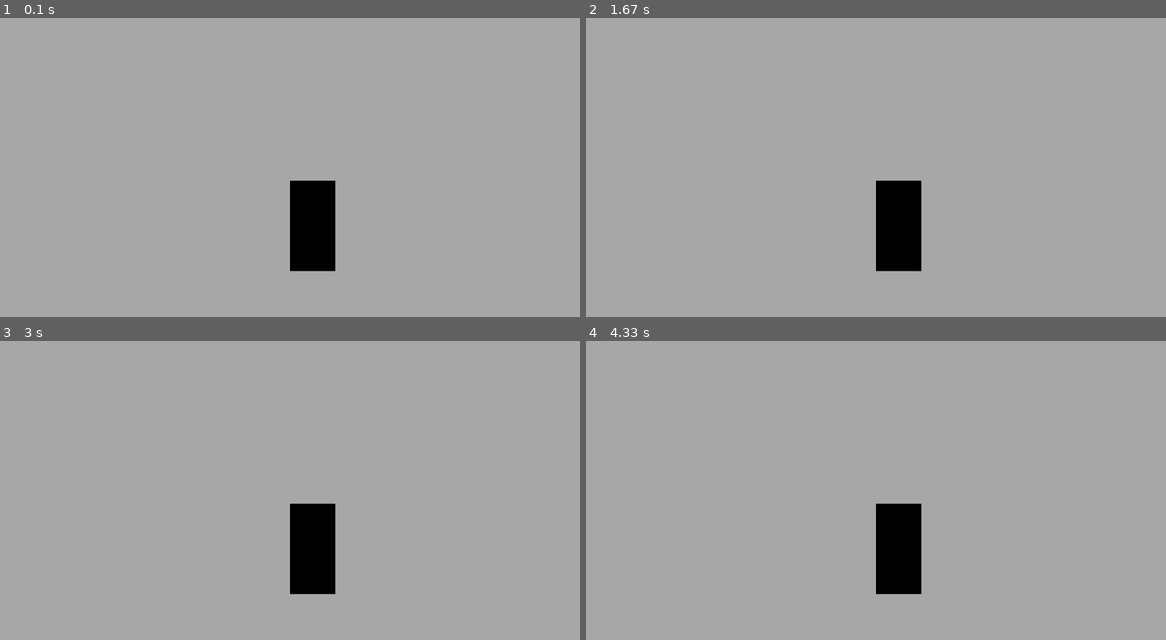
Above: before the commit, frames 1-4 (two rows, left to right).
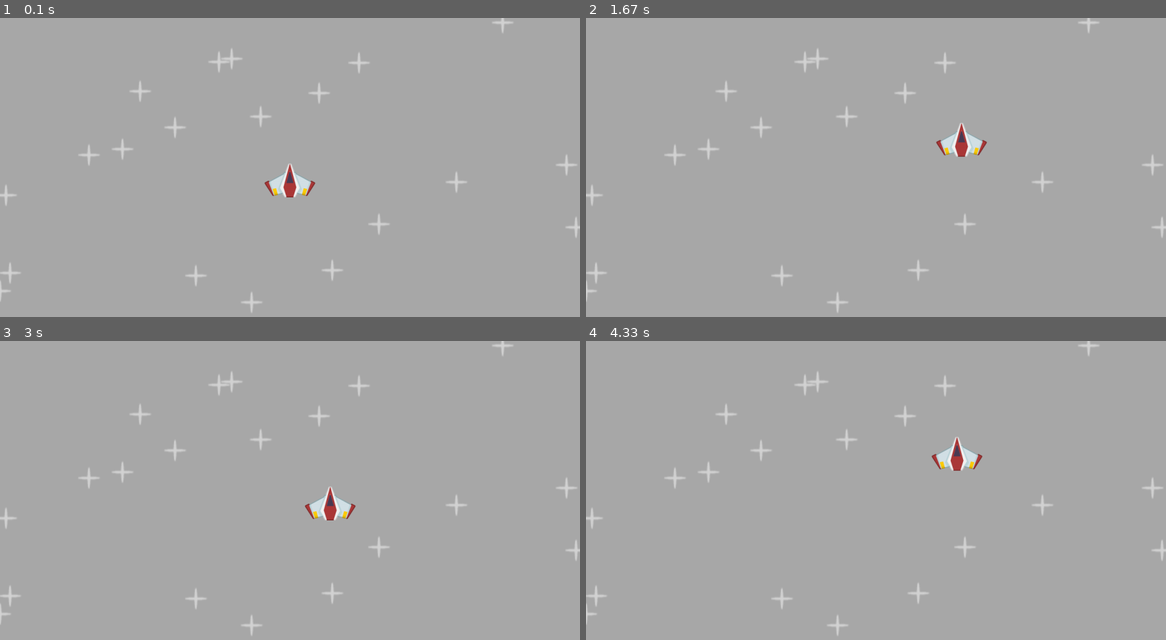
Above: after the commit, the same moments.

Repository: cristianBrianLFW/Criando-Jogos-em-Pygame
Game: pygame game, started from spaceShooter/main.py
Two runs of this game, one before a commit and one after it. Both use one fixed random seed, a clock stepped at 60 frames per second and the inputs below.
Inputs:
- Up to frame 1 (0.1 s): no input
- Up to frame 2 (1.67 s): tap Space at 0.33 s; hold Right 0.67-1.13 s; hold W 1.17-1.47 s; hold Right from 1.5 s (still down)
- Up to frame 3 (3 s): release Right at 1.97 s; hold A 2-2.53 s; hold Down 2.57-2.87 s; hold A from 2.9 s (still down)
- Up to frame 4 (4.33 s): release A at 3.3 s; hold Up 3.33-3.7 s; hold D from 3.73 s (still down)

The runs differ from the first frame. In frame 1, 3.5% of the frame differs, in the area x 0-100%, y 0-99%; in frame 2, 3.7%; in frame 3, 3.5%; in frame 4, 3.7%.

Commit message:
Salvando código antigo em um pasta chamada temp e enviando construção do jogo usando classes

Diff:
--- /dev/null
+++ b/spaceShooter/Temp/main.py
@@ -0,0 +1,98 @@
+import pygame
+
+import random
+
+from os.path import join
+
+# general setup
+
+pygame.init()
+
+pygame.display.set_caption("Space Shooter")
+
+# main surface
+
+WINDOW_WIDTH, WINDOW_HEIGHT = 1280, 720
+
+displaySurface = pygame.display.set_mode ((WINDOW_WIDTH, WINDOW_HEIGHT))
+
+
+# clock of the game
+
+clock = pygame.time.Clock()
+
+# player_surf
+
+player_surf = pygame.image.load(join ( "images", "player.png")).convert_alpha()
+
+player_rect = player_surf.get_frect(center = (WINDOW_WIDTH // 2, WINDOW_HEIGHT // 2))
+
+player_direction = pygame.math.Vector2(0, 0)
+
+player_speed = 300
+
+
+# star
+
+star = pygame.image.load ( join ( "images", "star.png")).convert_alpha()
+
+starPositons = [(random.randint(0, WINDOW_WIDTH), random.randint(0, WINDOW_HEIGHT)) for i in range ( 20 )]
+
+running = True
+
+# meteor
+
+meteor_surf = pygame.image.load( join ("images", "meteor.png")).convert_alpha()
+
+meteor_rect = meteor_surf.get_frect (center = (WINDOW_WIDTH // 2, WINDOW_HEIGHT // 2 ))
+
+# laser
+
+laser_surf = pygame.image.load ( join ("images", "laser.png")).convert_alpha()
+
+laser_rect = laser_surf.get_frect (bottomleft = (20, WINDOW_HEIGHT - 20))
+
+i = 0
+
+while running:
+
+    dt = clock.tick(60)/ 1000
+
+    for event in pygame.event.get():
+        if event.type == pygame.QUIT:
+            running = False
+        # if event.type == pygame.KEYDOWN and event.key == pygame.K_SPACE:
+        #     i += 1
+        #     print ("fire laser ", i)
+
+
+
+
+    keys = pygame.key.get_pressed()
+
+    player_direction.x = int ( keys [ pygame.K_RIGHT] or keys [ pygame.K_d]) - int ( keys [ pygame.K_LEFT] or keys [pygame.K_a])
+    player_direction.y = int ( keys [ pygame.K_DOWN] or keys [ pygame.K_s ] ) - int ( keys [ pygame.K_UP] or keys [ pygame.K_w])
+    player_direction = player_direction.normalize( ) if player_direction else player_direction
+    player_rect.center += player_direction * dt * player_speed
+
+    oneTime = pygame.key.get_just_pressed()
+
+
+
+    if oneTime [ pygame.K_SPACE]:
+        print ( "fire laser ", i )
+        i+=1
+
+
+    displaySurface.fill ( "darkgrey" )
+    for pos in starPositons:
+        displaySurface.blit( star, pos)
+    displaySurface.blit (meteor_surf, meteor_rect)
+    displaySurface.blit ( laser_surf, laser_rect )
+    displaySurface.blit(player_surf, player_rect.topleft)
+
+
+
+    pygame.display.update ()
+
+pygame.quit()
--- a/spaceShooter/main.py
+++ b/spaceShooter/main.py
@@ -1,14 +1,16 @@
 import pygame
 
-# general setup
+import random
+
+from os.path import join
+
+
+# informacoes gerais
+
 
 pygame.init()
 
 pygame.display.set_caption("Space Shooter")
-
-surf = pygame.Surface ((100, 200))
-
-surf.fill ("black")
 
 WINDOW_WIDTH, WINDOW_HEIGHT = 1280, 720
 
@@ -16,13 +18,77 @@
 
 running = True
 
+clock = pygame.Clock()
+
+# classe Player
+
+class Player ( pygame.sprite.Sprite ):
+
+    def __init__(self, *groups):
+        super().__init__(*groups)
+        self.image = pygame.image.load(join ( "images", "player.png")).convert_alpha()
+        self.rect = self.image.get_frect(center = (WINDOW_WIDTH // 2, WINDOW_HEIGHT // 2))
+        self.direction = pygame.math.Vector2()
+        self.speed = 300
+
+    def update ( self, dt ):
+
+        keys = pygame.key.get_pressed()
+
+        self.direction.x = int ( keys [ pygame.K_d] or keys [ pygame.K_RIGHT] ) - int ( keys [ pygame.K_a] or keys [ pygame.K_LEFT])
+
+        self.direction.y = int ( keys [ pygame.K_s] or keys [ pygame.K_DOWN]) - int ( keys [ pygame.K_w] or keys [ pygame.K_UP])
+
+        self.direction = self.direction.normalize() if self.direction else self.direction
+
+        self.rect.center += self.direction * dt * self.speed
+
+        recent_keys = pygame.key.get_just_pressed ()
+
+        if recent_keys [ pygame.K_SPACE]:
+            print ("fire!")
+
+# classe star
+
+class Star ( pygame.sprite.Sprite):
+    def __init__(self, surf, *groups,):
+        super().__init__(*groups )
+        self.image = surf
+        self.x = random.randint(0, WINDOW_WIDTH)
+        self.y = random.randint ( 0, WINDOW_HEIGHT)
+        self.rect = self.image.get_frect(center = ( self.x, self.y))
+
+
+# set dos Sprites
+
+all_Sprites = pygame.sprite.Group()
+star_surf = pygame.image.load ( join ("images", "star.png")).convert_alpha()
+stars = [Star ( star_surf, all_Sprites ) for x in range ( 20 ) ]
+player = Player (all_Sprites)
+
+
+
+
 while running:
+
+    dt = clock.tick(60)/ 1000
+
+    # event loop
+
     for event in pygame.event.get():
         if event.type == pygame.QUIT:
             running = False
 
-    displaySurface.fill ("darkgray")
-    displaySurface.blit (surf, (640,360))
-    pygame.display.update ()
+    # update
+
+    all_Sprites.update(dt)
+
+    # draw
+
+    displaySurface.fill ( "darkgrey" )
+
+    all_Sprites.draw(displaySurface)
+
+    pygame.display.update()
 
 pygame.quit()
--- /dev/null
+++ b/spaceShooter/teste2.py
@@ -0,0 +1,3 @@
+from os.path import join
+
+print (( join ( "images", "star.png")))
Not shown, changed: notes/pygame/a.excalidraw
